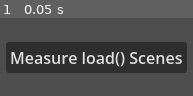
Above: before the commit, frame 1.
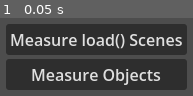
Above: after the commit, the same moment.

Repository: Toxe/godot-memory-usage
Game: Godot game, scene res://scenes/main.tscn
Two runs of this game, one before a commit and one after it. Both use one fixed random seed, a clock stepped at 60 frames per second and the inputs below.
Inputs:
- Up to frame 1 (0.05 s): no input

The runs differ from the first frame. In frame 1, 52% of the frame differs, in the area x 3-97%, y 7-93%.

Commit message:
Measure objects

Diff:
--- a/godot_project/scenes/main.gd
+++ b/godot_project/scenes/main.gd
@@ -2,40 +2,33 @@
 
 var _scene: PackedScene = null
 var _instance: Node = null
+var _object: Object = null
 
 @onready var _timer: Timer = $Timer
 
 
-func _on_measure_load_scenes_button_pressed() -> void:
-    print("============================================================")
-    await measure_scene("res://scenes/test_scenes/empty_node.tscn")
-    await measure_scene("res://scenes/test_scenes/empty_node2d.tscn")
-    await measure_scene("res://scenes/test_scenes/empty_control.tscn")
-    assert(Performance.get_monitor(Performance.OBJECT_ORPHAN_NODE_COUNT) == 0)
-
-
-func wait_and_get_memory() -> int:
+func _wait_and_get_memory() -> int:
     _timer.start();
     await _timer.timeout
     return int(Performance.get_monitor(Performance.MEMORY_STATIC))
 
 
-func measure_scene(path: String) -> void:
-    var _throw_away := await wait_and_get_memory()
-    var m0 := await wait_and_get_memory()
+func _measure_scene(path: String) -> void:
+    var _throw_away := await _wait_and_get_memory()
+    var m0 := await _wait_and_get_memory()
 
     _scene = load(path)
-    var m1 := await wait_and_get_memory()
+    var m1 := await _wait_and_get_memory()
 
     _instance = _scene.instantiate()
-    var m2 := await wait_and_get_memory()
+    var m2 := await _wait_and_get_memory()
 
     _instance.queue_free()
     _instance = null
-    var m3 := await wait_and_get_memory()
+    var m3 := await _wait_and_get_memory()
 
     _scene = null
-    var m4 := await wait_and_get_memory()
+    var m4 := await _wait_and_get_memory()
 
     var scene_size1 := m1 - m0
     var scene_size2 := m3 - m4
@@ -48,3 +41,38 @@
         print("%s: scene=%d, instance=%d" % [path, scene_size1, instance_size1])
     else:
         print("%s: ERROR, something went wrong, scene: %d vs. %d, instance: %d vs. %d" % [path, scene_size1, scene_size2, instance_size1, instance_size2])
+
+
+func _measure_object() -> void:
+    var _throw_away := await _wait_and_get_memory()
+    var m0 := await _wait_and_get_memory()
+
+    _object = Object.new()
+    var m1 := await _wait_and_get_memory()
+
+    _object.free()
+    _object = null
+    var m2 := await _wait_and_get_memory()
+
+    var object_size1 := m1 - m0
+    var object_size2 := m1 - m2
+    var object_size_diff := object_size1 - object_size2
+
+    if object_size_diff == 0:
+        print("object=%d" % [object_size1])
+    else:
+        print("ERROR, something went wrong, object: %d vs. %d" % [object_size1, object_size2])
+
+
+func _on_measure_load_scenes_button_pressed() -> void:
+    print("============================================================")
+    await _measure_scene("res://scenes/test_scenes/empty_node.tscn")
+    await _measure_scene("res://scenes/test_scenes/empty_node2d.tscn")
+    await _measure_scene("res://scenes/test_scenes/empty_control.tscn")
+    assert(Performance.get_monitor(Performance.OBJECT_ORPHAN_NODE_COUNT) == 0)
+
+
+func _on_measure_objects_button_pressed() -> void:
+    print("============================================================")
+    await _measure_object()
+    assert(Performance.get_monitor(Performance.OBJECT_ORPHAN_NODE_COUNT) == 0)
--- a/godot_project/scenes/main.tscn
+++ b/godot_project/scenes/main.tscn
@@ -12,7 +12,11 @@
 script = ExtResource("1_o5qli")
 metadata/_edit_lock_ = true
 
-[node name="MeasureLoadScenesButton" type="Button" parent="." unique_id=1366089033]
+[node name="Timer" type="Timer" parent="." unique_id=724763274]
+wait_time = 0.05
+one_shot = true
+
+[node name="VBoxContainer" type="VBoxContainer" parent="." unique_id=817934938]
 layout_mode = 1
 anchors_preset = 8
 anchor_left = 0.5
@@ -20,15 +24,19 @@
 anchor_right = 0.5
 anchor_bottom = 0.5
 offset_left = -90.5
-offset_top = -15.5
+offset_top = -20.0
 offset_right = 90.5
-offset_bottom = 15.5
+offset_bottom = 20.0
 grow_horizontal = 2
 grow_vertical = 2
+
+[node name="MeasureLoadScenesButton" type="Button" parent="VBoxContainer" unique_id=1366089033]
+layout_mode = 2
 text = "Measure load() Scenes"
 
-[node name="Timer" type="Timer" parent="." unique_id=724763274]
-wait_time = 0.05
-one_shot = true
+[node name="MeasureObjectsButton" type="Button" parent="VBoxContainer" unique_id=898086190]
+layout_mode = 2
+text = "Measure Objects"
 
-[connection signal="pressed" from="MeasureLoadScenesButton" to="." method="_on_measure_load_scenes_button_pressed"]
+[connection signal="pressed" from="VBoxContainer/MeasureLoadScenesButton" to="." method="_on_measure_load_scenes_button_pressed"]
+[connection signal="pressed" from="VBoxContainer/MeasureObjectsButton" to="." method="_on_measure_objects_button_pressed"]
